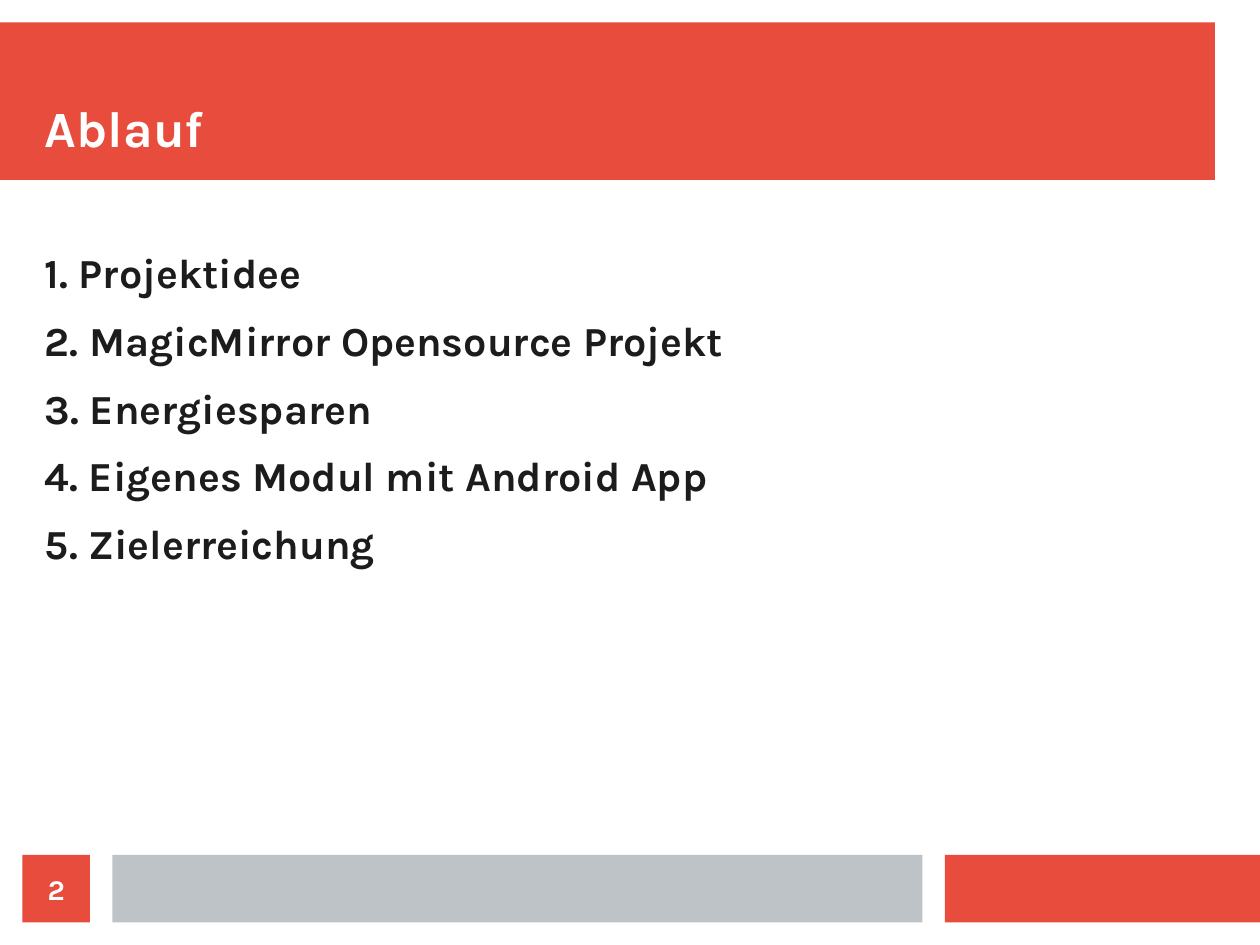
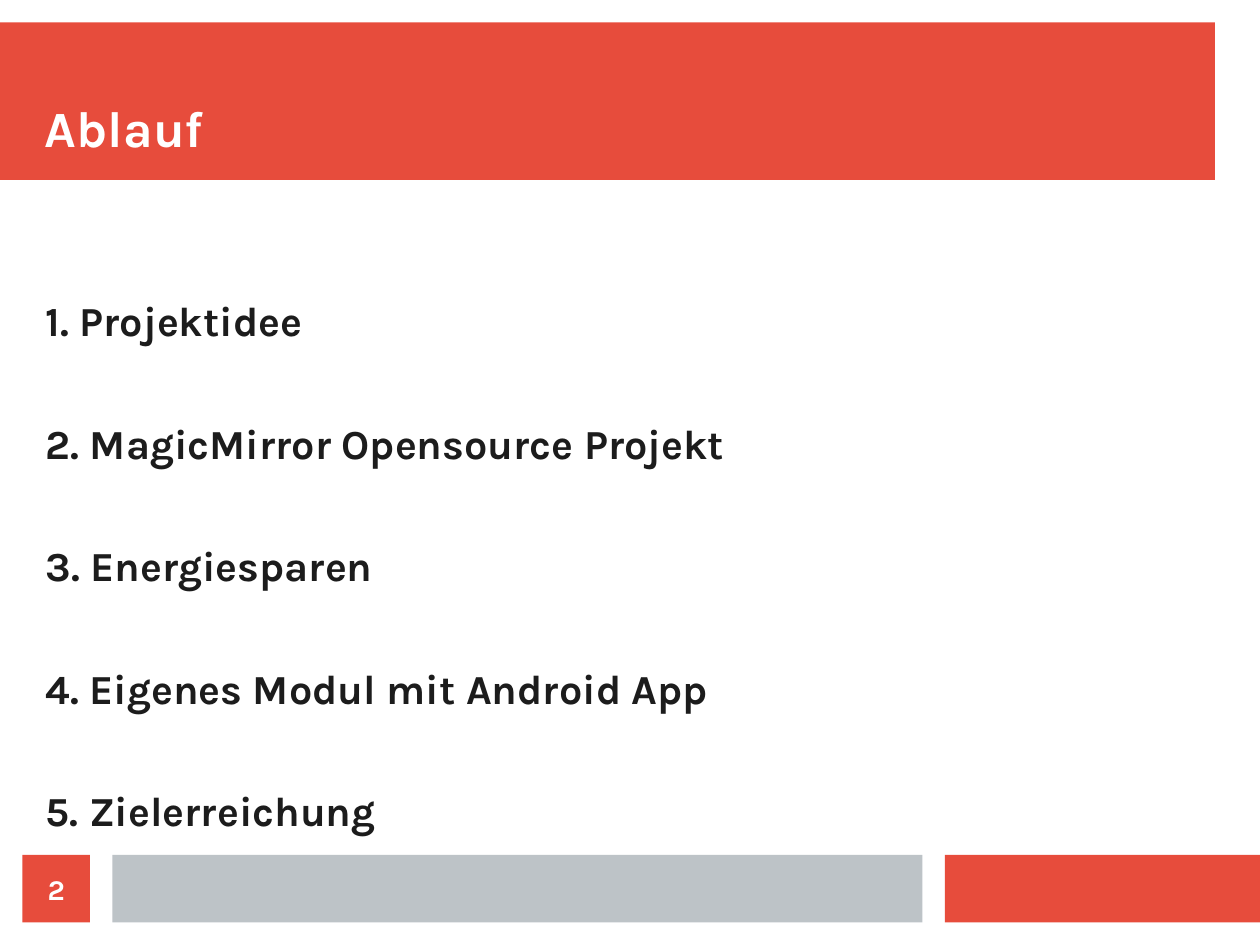
Before and after one commit to flovo89/fallstudie, a slide deck: slide 2 of presentation/pres_final/presi_final.odp. Drawn at 1260x945 pixels with LibreOffice and Linux fonts; fonts in the diff are those of the drawing. Boxes give left, top, right and bottom in pixels: in the first picture for what was removed or moved away, otherwise in the second. Text is boxed around its words. In the diff, an @@ line names an element or a change of style, - is before the commit and + after.

```diff
--- a/presentation/pres_final/presi_final.odp
+++ b/presentation/pres_final/presi_final.odp
@@ text "1. Projektidee": place and size @@
-text "1. Projektidee" at bbox=[45, 258, 723, 570]
+text "1. Projektidee" at bbox=[46, 306, 724, 837]
@@ text "1. Projektidee" at bbox=[46, 306, 724, 837]: more space between paragraphs @@
```
Also in this commit, not shown: 3 other slides changed, 2 slides added, 1 slide removed, 9 other files.
